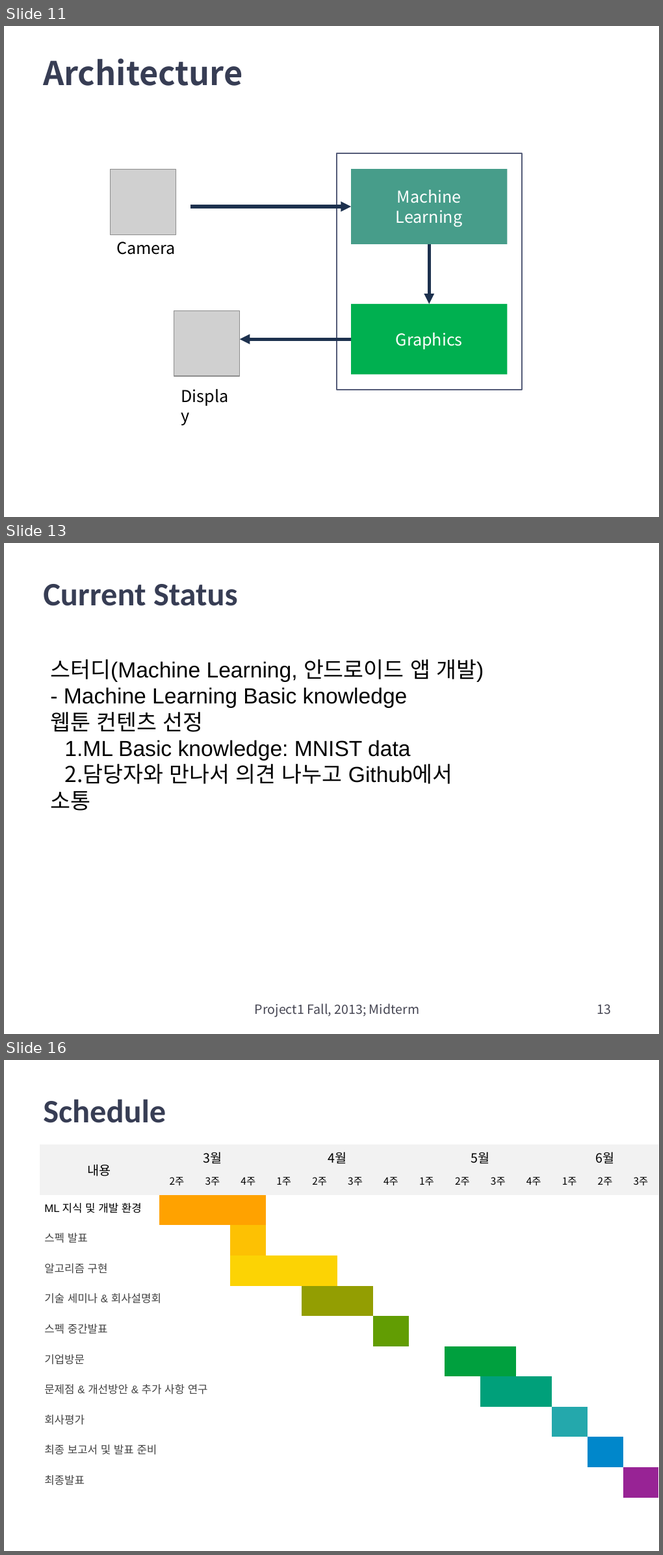
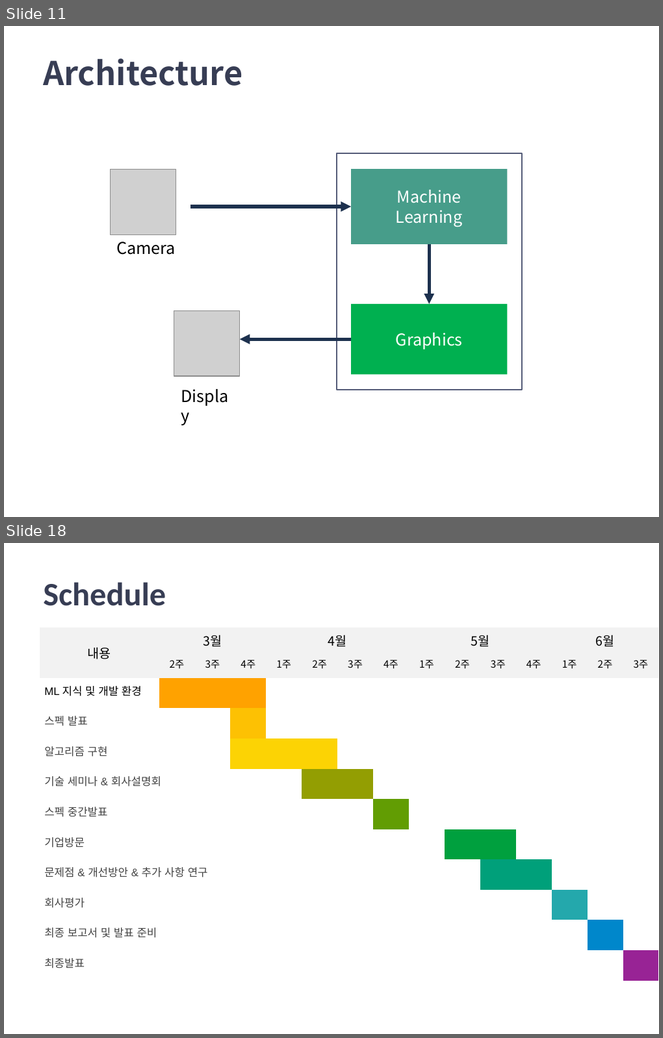
Before and after one commit to Jamjomjara/snu-artoon, a slide deck: artoon-spec.pptx. Shown one above the other, each under a label of ours: slides 11, 13 and 16 before the commit, slides 11 and 18 after it; the slides between them are not shown. The pictures are 663x1555 and 663x1038 pixels, drawn with LibreOffice and Linux fonts; fonts in the diff are those of the drawing; grey boxes stand for pictures; background and template pictures are left out. Boxes give left, top, right and bottom in pixels: in the first picture for what was removed or moved away, otherwise in the second. Text is boxed around its words. In the diff, an @@ line names an element or a change of style, - is before the commit and + after.

```diff
--- a/artoon-spec.pptx
+++ b/artoon-spec.pptx
@@ slide 13 removed at bbox=[4, 543, 659, 1034], background #FFFFFF @@
@@ title removed at bbox=[43, 584, 238, 606] @@
-Current Status
@@ text removed at bbox=[50, 659, 484, 811] @@
-스터디(Machine Learning, 안드로이드 앱 개발)
-- Machine Learning Basic knowledge
-웹툰 컨텐츠 선정
-1. ML Basic knowledge: MNIST data
-2. 담당자와 만나서 의견 나누고 Github에서 소통
@@ text removed at bbox=[255, 1004, 419, 1017] @@
-Project1 Fall, 2013; Midterm
@@ page number removed at bbox=[597, 1005, 612, 1014] @@
-13
@@ what was slide 16 is now slide 18 @@
```
Also in this commit, not shown: 4 slides changed, 6 slides added, 3 other slides removed.
